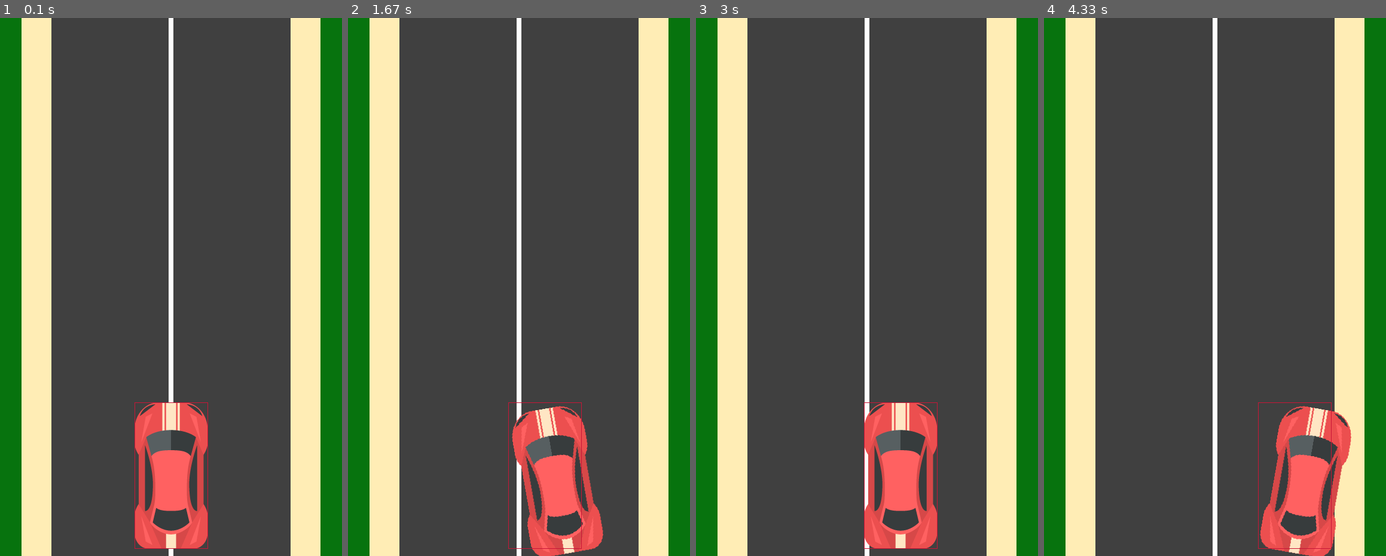
Above: before the commit, frames 1-4 (left to right).
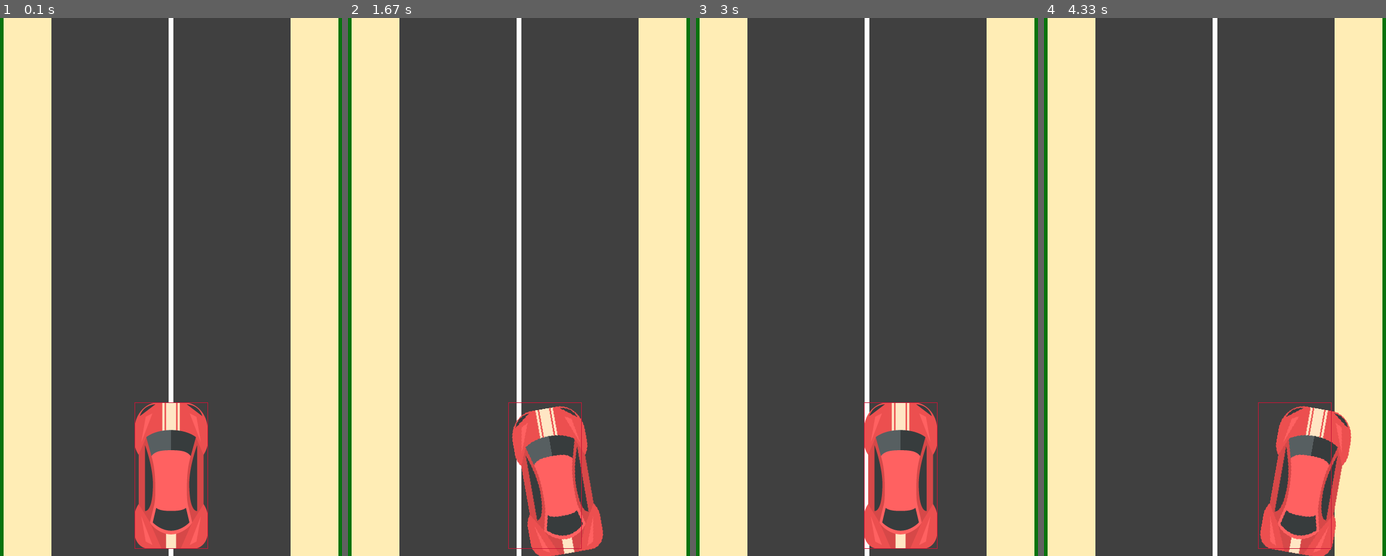
Above: after the commit, the same moments.

Repository: 100ballovby/tuesday_start_5PM_2122
Game: pygame game, started from 23_lesson_1503/03_relative_points.py
The game is run twice, just before and just after one commit, with the same random seed, the same clock (stepped at 60 frames per second) and the same inputs.
Inputs:
- Up to frame 1 (0.1 s): no input
- Up to frame 2 (1.67 s): hold Right 0.33-0.8 s; hold Left from 1.33 s (still down)
- Up to frame 3 (3 s): release Left at 1.87 s; hold Left 1.9-2.3 s; hold Right 2.33-2.97 s
- Up to frame 4 (4.33 s): hold Left 3-3.47 s; hold Right 3.5-3.97 s; hold Right from 4 s (still down)

The runs differ from the first frame. In frame 1, 10% of the frame differs, in the area x 1-99%, y 0-100%; in frame 2, 10%; in frame 3, 10%; in frame 4, 10%.

Commit message:
Adding relative model cascade

Diff:
--- a/23_lesson_1503/03_relative_points.py
+++ b/23_lesson_1503/03_relative_points.py
@@ -33,8 +33,8 @@
 # Game objects
 road = pg.Rect(0, 0, W // 2, H)
 road.center = W // 2, H // 2
-border_left = pg.Rect(road.left - 50, 0, 50, H)
-border_right = pg.Rect(road.right, 0, 50, H)
+border_left = pg.Rect(road.left - W * 0.1, 0, W * 0.1, H)
+border_right = pg.Rect(road.right, 0, W * 0.1, H)
 
 img = pg.image.load('car.png').convert_alpha()  # загружаю картинку машины
 img_rect = img.get_rect()  # превращаю картинку в объект
